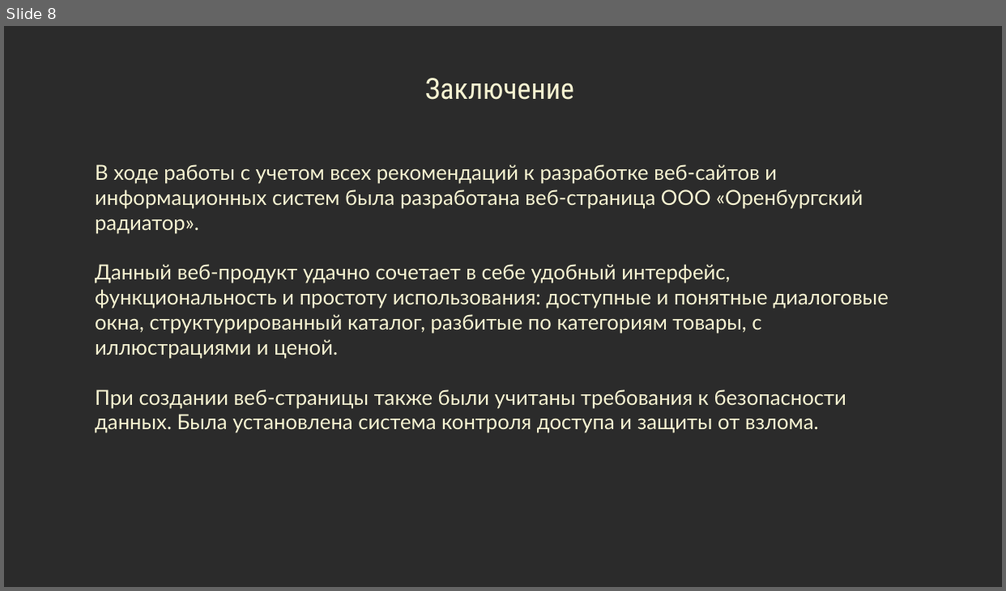
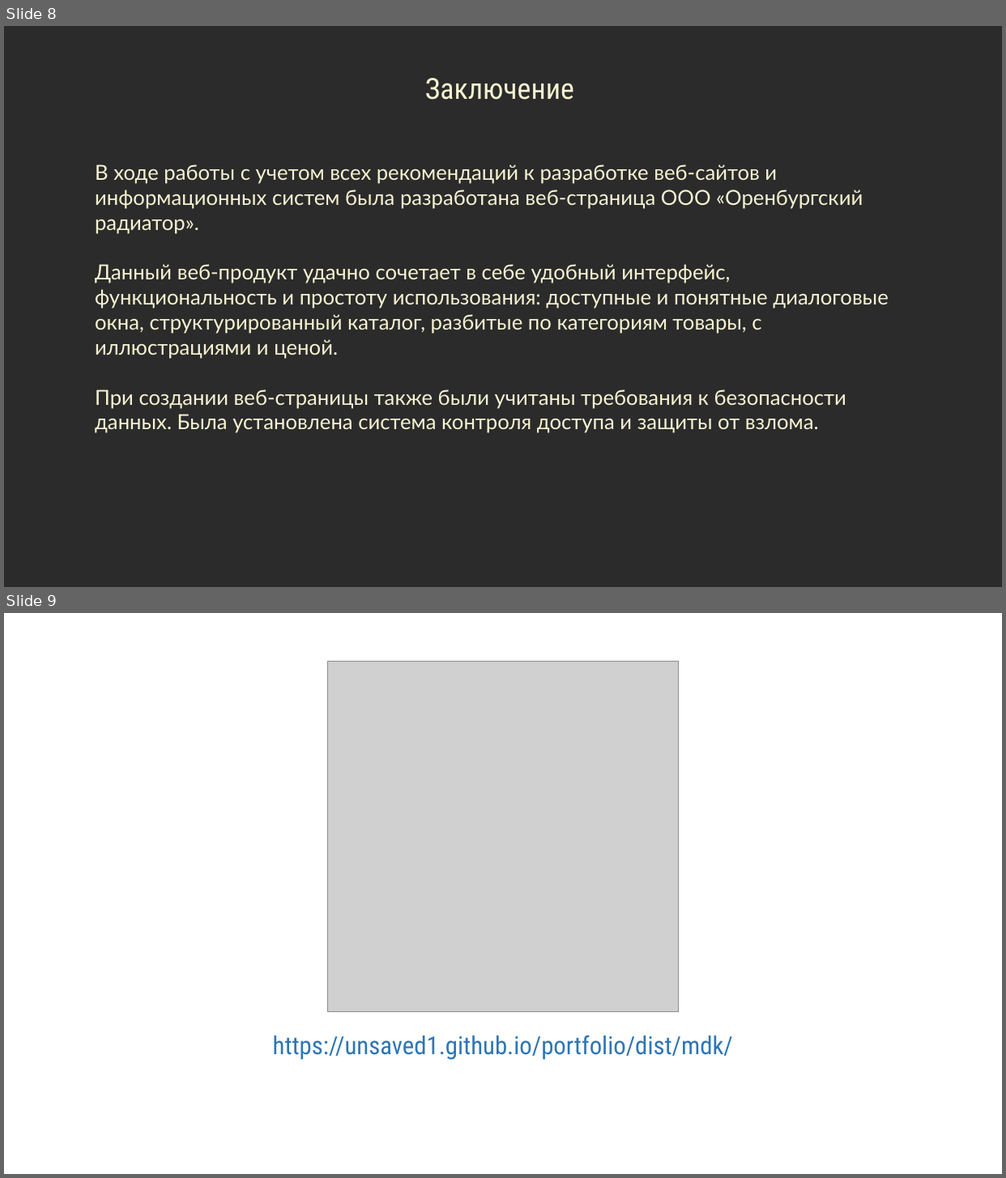
Before and after one commit to unsaved1/mdk_project, a slide deck: docum/mdk-pres.pptx. Shown one above the other, each under a label of ours: slide 8 before the commit, slides 8 and 9 after it. The pictures are 1006x591 and 1006x1178 pixels, drawn with LibreOffice and Linux fonts; fonts in the diff are those of the drawing; grey boxes stand for pictures; background and template pictures are left out; a plain dark background stands for a picture behind light text. Boxes give left, top, right and bottom in pixels: in the first picture for what was removed or moved away, otherwise in the second. Text is boxed around its words. In the diff, an @@ line names an element or a change of style, - is before the commit and + after.

Commit message:
finish

```diff
--- a/docum/mdk-pres.pptx
+++ b/docum/mdk-pres.pptx
@@ slide 9 added at <box>4,613,1002,1174</box>, background #FFFFFF @@
@@ picture added at <box>327,662,679,1013</box> @@
@@ text added at <box>273,1035,733,1060</box>, 24 pt, text #2E75B6 @@
+https://unsaved1.github.io/portfolio/dist/mdk/
```
